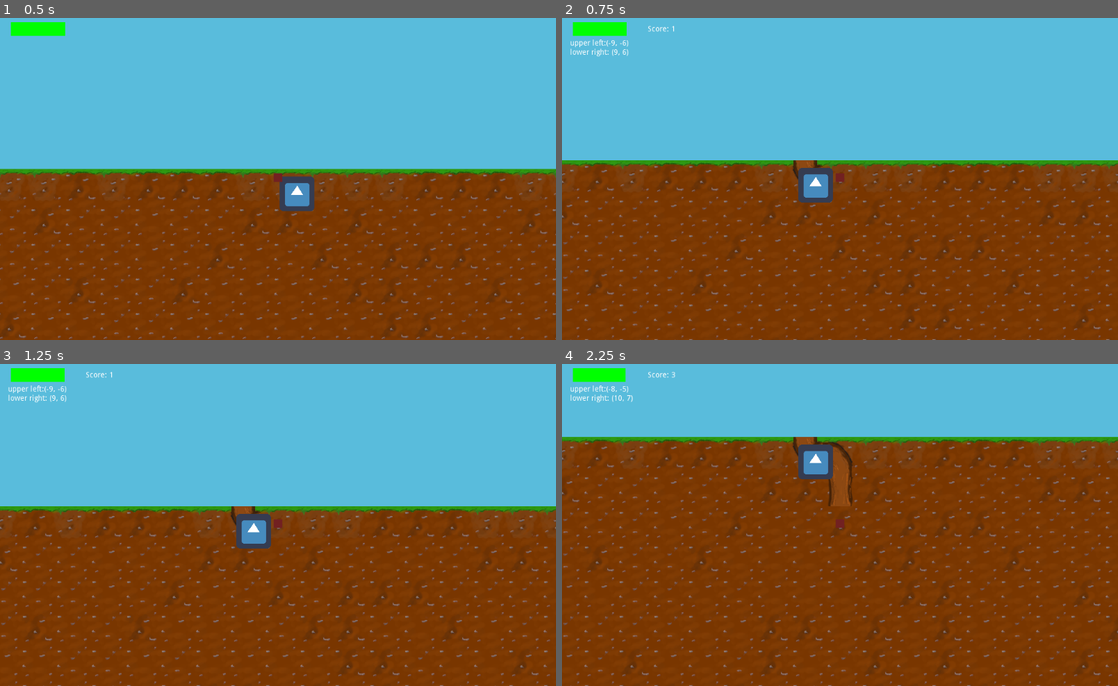
Above: before the commit, frames 1-4 (two rows, left to right).
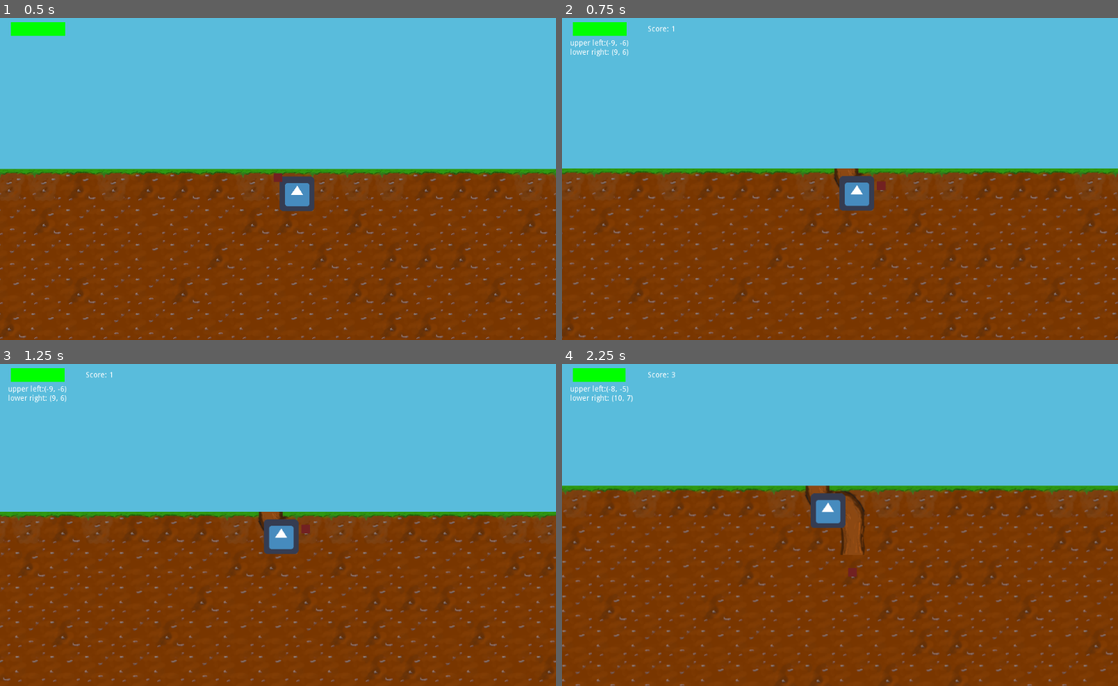
Above: after the commit, the same moments.

Repository: Sushperson/Tree-Simulator-2023
Game: Godot game, scene res://Scenes/World.tscn
Same seed, same stepped clock (60 frames per second), same inputs: the game is played once before the commit and once after it. The engine's default icon, where the game draws it, is replaced by a stand-in: a white triangle on a blue panel in a dark square.
Inputs:
- Up to frame 1 (0.5 s): no input
- Up to frame 2 (0.75 s): tap Enter at 0.5 s; hold D (right) from 0.53 s (still down); hold E (confirm) from 0.53 s (still down)
- Up to frame 3 (1.25 s): keep holding D (right); keep holding E (confirm)
- Up to frame 4 (2.25 s): release D (right) at 1.28 s; release E (confirm) at 1.28 s; hold S (down) 1.28-2.03 s; tap E (confirm) at 1.35 s; hold D (right) from 2.03 s (still down); hold E (confirm) from 2.03 s (still down)

Frame 1 is identical in both runs. In frame 2, 10% of the frame differs, in the area x 0-100%, y 44-100%; in frame 3, 9.0%; in frame 4, 23%, in the area x 0-100%, y 22-100%.

Commit message:
Implemented Camera Smoothing (WOOOOOW)

Diff:
--- a/Tree_sim/Scenes/World.tscn
+++ b/Tree_sim/Scenes/World.tscn
@@ -206,6 +206,8 @@
 [node name="Camera2D" type="Camera2D" parent="."]
 position = Vector2( 16, 16 )
 current = true
+smoothing_enabled = true
+smoothing_speed = 0.8
 
 [node name="Sprite" type="Sprite" parent="."]
 position = Vector2( 51, 46 )
